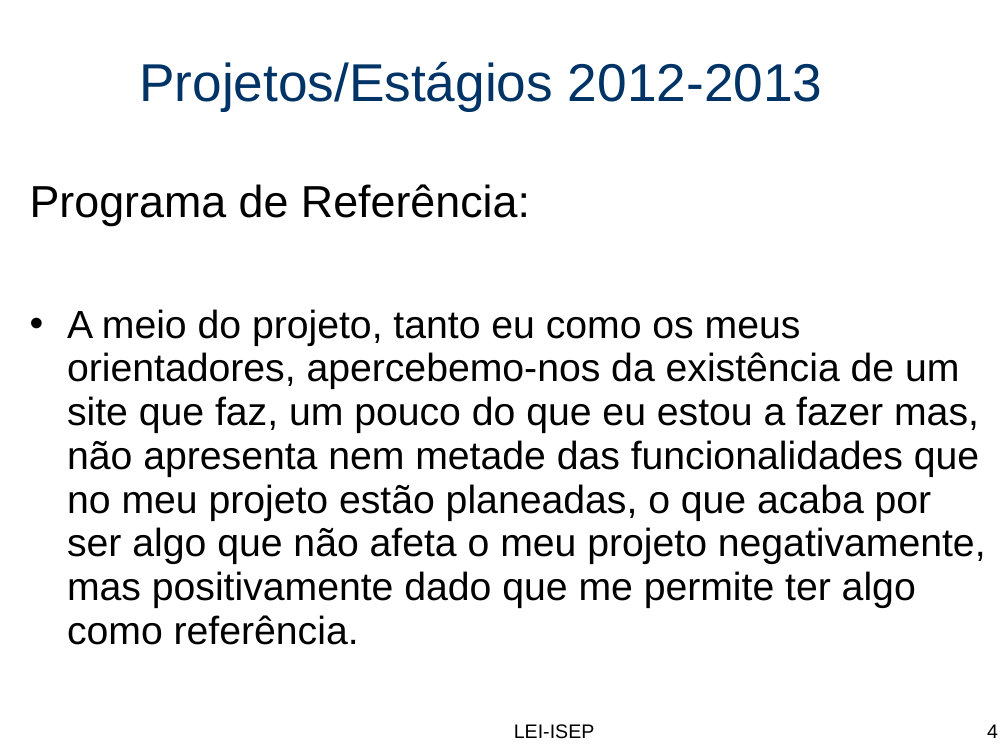
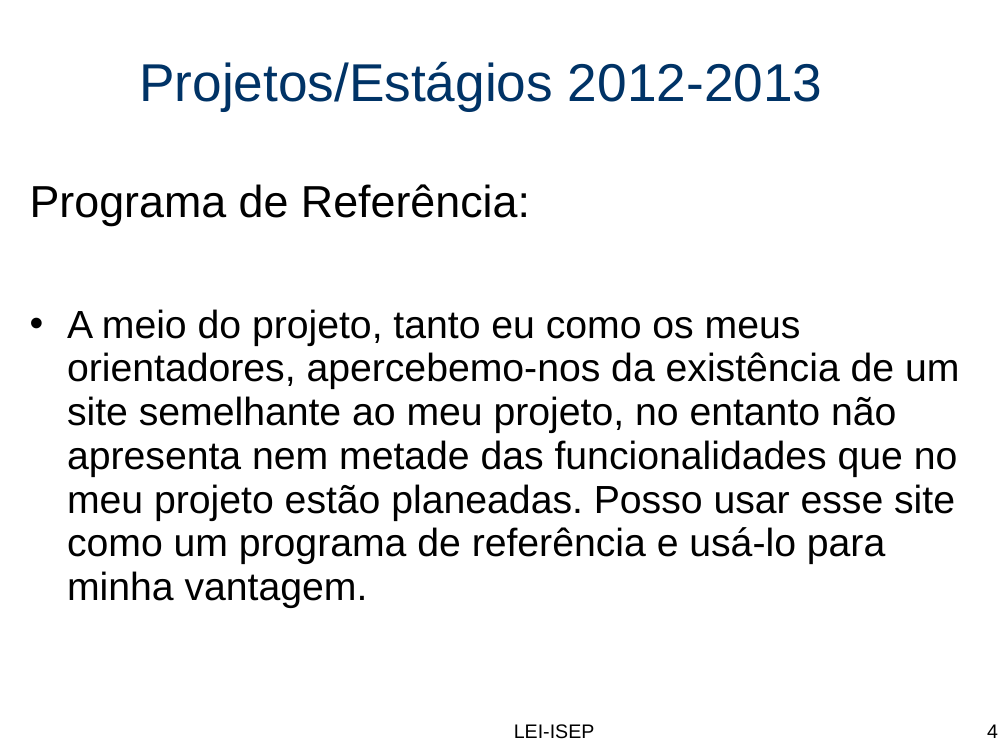
Before and after one commit to ctmartinez1992/RightsManagement, a slide deck: slide 4 of Progresso/PESTI_Ponto_Situação.ppt. Drawn at 1008x756 pixels with LibreOffice and Linux fonts; fonts in the diff are those of the drawing; background and template pictures are left out. Boxes give left, top, right and bottom in pixels: in the first picture for what was removed or moved away, otherwise in the second. Text is boxed around its words. In the diff, an @@ line names an element or a change of style, - is before the commit and + after.

```diff
--- a/Progresso/PESTI_Ponto_Situação.ppt
+++ b/Progresso/PESTI_Ponto_Situação.ppt
@@ text at box(67, 309, 959, 608): text changed @@
-• A meio do projeto, tanto eu como os meus orientadores, apercebemo-nos da existência de um site que faz, um pouco do que eu estou a fazer mas, não apresenta nem metade das funcionalidades que no meu projeto estão planeadas, o que acaba por ser algo que não afeta o meu projeto negativamente, mas positivamente dado que me permite ter algo como referência.
+• A meio do projeto, tanto eu como os meus orientadores, apercebemo-nos da existência de um site semelhante ao meu projeto, no entanto não apresenta nem metade das funcionalidades que no meu projeto estão planeadas. Posso usar esse site como um programa de referência e usá-lo para minha vantagem.
```
Also in this commit, not shown: 7 other slides changed, 54 other files.
